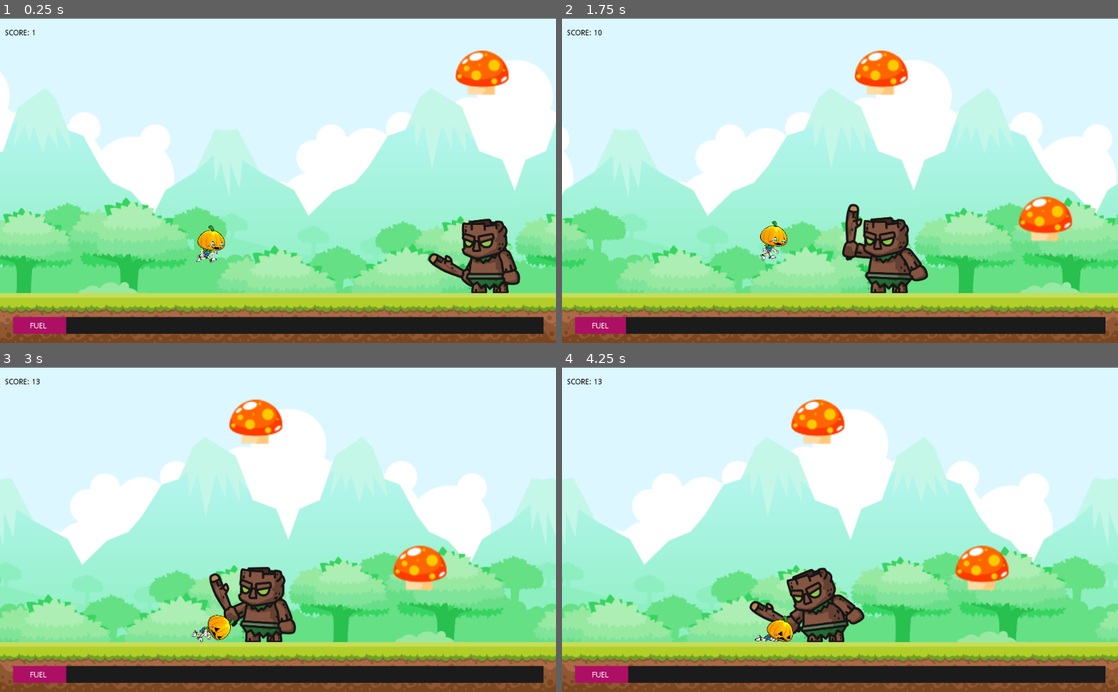
Above: before the commit, frames 1-4 (two rows, left to right).
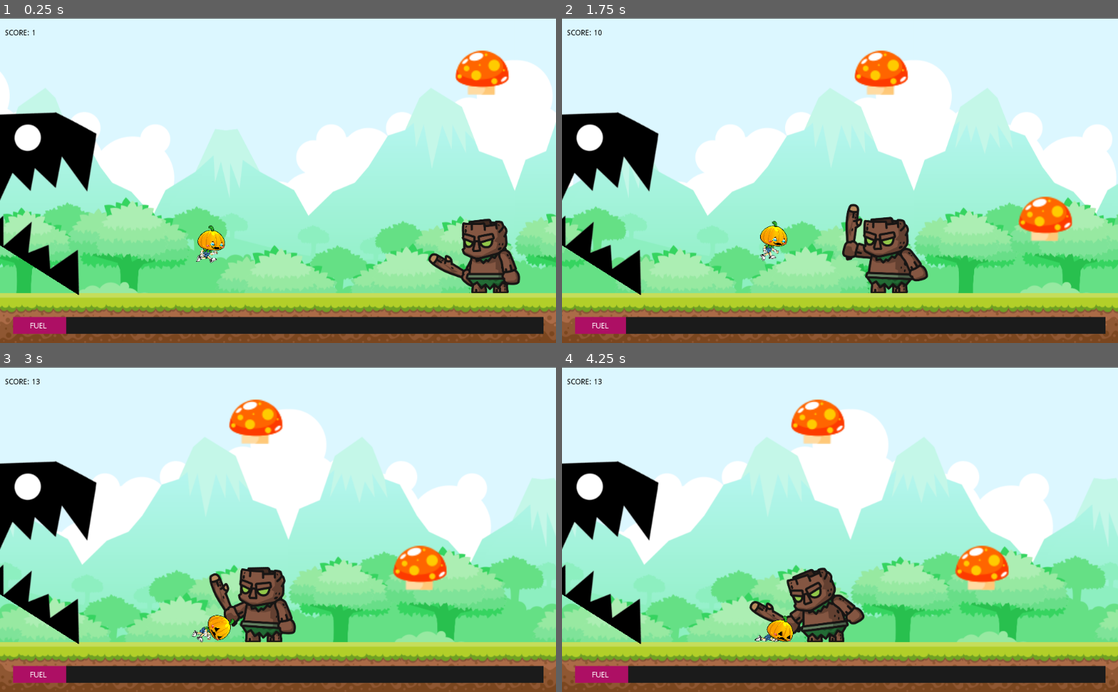
Above: after the commit, the same moments.

Repository: erick29496/godotGame
Game: Godot game, scene res://scenes/Game.tscn
The game is run twice, just before and just after one commit, with the same random seed, the same clock (stepped at 60 frames per second) and the same inputs.
Inputs:
- Up to frame 1 (0.25 s): no input
- Up to frame 2 (1.75 s): tap Space (ui_select) at 0.77, 1.52 s
- Up to frame 3 (3 s): no input
- Up to frame 4 (4.25 s): tap Space (ui_select) at 3.02, 3.77 s

The runs differ from the first frame. In frame 1, 4.4% of the frame differs, in the area x 0-18%, y 28-86%; in frame 2, 4.4%; in frame 3, 4.4%; in frame 4, 4.4%.

Commit message:
uruguru sprite

Diff:
--- a/game/scenes/Game.tscn
+++ b/game/scenes/Game.tscn
@@ -12,6 +12,7 @@
 [ext_resource path="res://scripts/Map.gd" type="Script" id=10]
 [ext_resource path="res://scenes/Map.tscn" type="PackedScene" id=11]
 [ext_resource path="res://scenes/Map2.tscn" type="PackedScene" id=12]
+[ext_resource path="res://assets/Monstruo.png" type="Texture" id=13]
 
 [node name="Game" type="Node"]
 script = ExtResource( 9 )
@@ -24,6 +25,12 @@
 position = Vector2( 393.982, 303.527 )
 current = true
 script = ExtResource( 2 )
+
+[node name="Sprite" type="Sprite" parent="Camera2D"]
+position = Vector2( -438.287, 6.60837 )
+rotation = 0.564835
+z_index = 1
+texture = ExtResource( 13 )
 
 [node name="ParallaxBackground" type="ParallaxBackground" parent="."]
 
Binary file added: game/assets/Monstruo.png
Not shown, added: game/assets/Monstruo.png.import
Not shown: 1 places in game/scenes/Game.tscn that only renumber resources
Not shown, changed: game/.DS_Store
